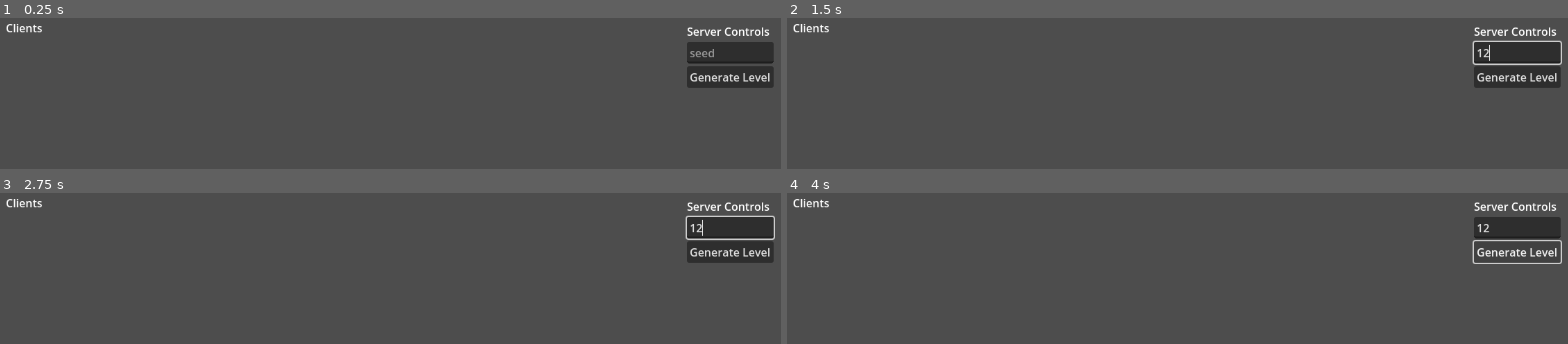
Above: before the commit, frames 1-4 (two rows, left to right).
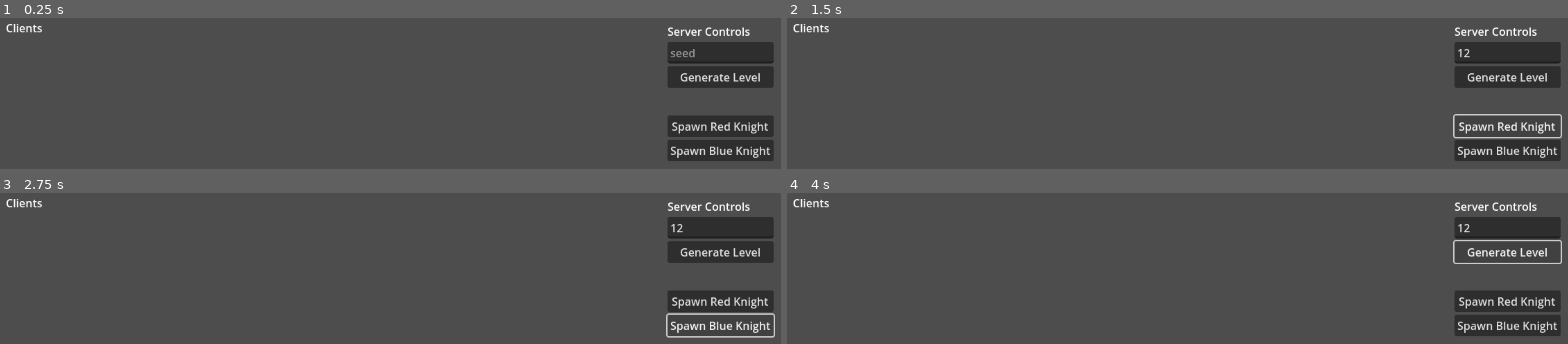
Above: after the commit, the same moments.

Repository: Travh98/SaW_Server
Game: Godot game, scene res://components/game_tree.tscn
Same seed, same stepped clock (60 frames per second), same inputs: the game is played once before the commit and once after it.
Inputs (mouse positions are in pixels of both pictures, inside the frame that each line leads up to):
- Up to frame 1 (0.25 s): no input
- Up to frame 2 (1.5 s): click (1521, 52) at 0.52 s; type "12" at 0.6 s; click (1505, 126) at 1.25 s, where only the run after the commit has a clickable "Spawn Red Knight"
- Up to frame 3 (2.75 s): click (718, 325) at 2 s, where only the run after the commit has a clickable "Spawn Blue Knight"
- Up to frame 4 (4 s): click "Generate Level" at 2.75 s; click "Generate Level" at 3.5 s

The runs differ from the first frame. In frame 1, 5.0% of the frame differs, in the area x 85-99%, y 5-95%; in frame 2, 4.3%; in frame 3, 4.4%; in frame 4, 4.7%.

Commit message:
Request for knights to be spawned

Diff:
--- a/components/game_tree.gd
+++ b/components/game_tree.gd
@@ -2,7 +2,10 @@
 extends Node
 
 @onready var players: Node = $Players
+@onready var npcs: Node = $CurrentLevel/Level/NPCs
 @onready var client_controls_list: Control = $PlayerList/MarginContainer/HBoxContainer/ClientControlsList
+@onready var server_controls: ServerControls = $ServerControls
+
 
 func _ready():
 	Server.ping_reported.connect(on_ping_reported)
--- a/components/server.gd
+++ b/components/server.gd
@@ -38,8 +38,6 @@
 	add_newly_connected_player_character.rpc(new_peer_id)
 	# Spawn a corresponding player node for the server to keep track
 	add_player_character(new_peer_id)
-
-	spawn_existing_entities.rpc_id(new_peer_id)
 
 
 func add_player_character(peer_id: int):
@@ -93,6 +91,20 @@
 	generated_level_tiles.rpc(tile_array)
 
 
+func spawn_red_knight():
+	var knight = preload("res://entities/npcs/npc.tscn").instantiate()
+	knight.set_multiplayer_authority(1)
+	game_tree.npcs.add_child(knight)
+	client_spawn_red_knight.rpc()
+
+
+func spawn_blue_knight():
+	var knight = preload("res://entities/npcs/npc.tscn").instantiate()
+	knight.set_multiplayer_authority(1)
+	game_tree.npcs.add_child(knight)
+	client_spawn_blue_knight.rpc()
+
+
 @rpc("call_remote")
 func add_newly_connected_player_character(_peer_id: int):
 	pass
@@ -130,16 +142,26 @@
 
 
 ## Tutorial for Networked NPCs: https://www.youtube.com/watch?v=87TRvg9TSMc&list=PLRe0l8OGr7rcFTsWm3xyfCOP4NpH72vB1&index=5
-@rpc("call_remote")
-func spawn_new_entity(_ent_name: String, _global_pos: Vector3):
-	pass
+#@rpc("call_remote")
+#func spawn_new_entity(_ent_name: String, _global_pos: Vector3):
+	#pass
 
 
-@rpc("call_remote")
-func spawn_existing_entities(_entities: Array):
-	pass
+#@rpc("call_remote")
+#func spawn_existing_entities(_entities: Array):
+	#pass
 
 
 @rpc("call_remote")
 func generated_level_tiles(_tile_str: String):
 	pass
+
+
+@rpc("call_remote")
+func client_spawn_red_knight():
+	pass
+
+
+@rpc("call_remote")
+func client_spawn_blue_knight():
+	pass
--- a/ui/server_controls.gd
+++ b/ui/server_controls.gd
@@ -1,12 +1,23 @@
+class_name ServerControls
 extends Control
 
 ## Controls for the Server
 
+signal spawn_red_knight()
+signal spawn_blue_knight()
+
 @onready var seed_line_edit: LineEdit = $MarginContainer/HBoxContainer/VBoxContainer/SeedLineEdit
 @onready var level_gen_button: Button = $MarginContainer/HBoxContainer/VBoxContainer/LevelGenButton
+@onready var spawn_red_knight_button: Button = $MarginContainer/HBoxContainer/VBoxContainer/SpawnRedKnight
+@onready var spawn_blue_knight_button: Button = $MarginContainer/HBoxContainer/VBoxContainer/SpawnBlueKnight
 
 func _ready():
 	level_gen_button.pressed.connect(on_level_gen)
+	spawn_red_knight_button.pressed.connect(on_spawn_red_knight)
+	spawn_blue_knight_button.pressed.connect(on_spawn_blue_knight)
+
+	spawn_red_knight.connect(Server.spawn_red_knight)
+	spawn_blue_knight.connect(Server.spawn_blue_knight)
 
 
 func on_level_gen():
@@ -14,3 +25,11 @@
 	if seed_str.is_empty():
 		seed_str = "balloon"
 	Server.generate_level(seed_str)
+
+
+func on_spawn_red_knight():
+	spawn_red_knight.emit()
+
+
+func on_spawn_blue_knight():
+	spawn_blue_knight.emit()
--- a/ui/server_controls.tscn
+++ b/ui/server_controls.tscn
@@ -45,3 +45,16 @@
 [node name="LevelGenButton" type="Button" parent="MarginContainer/HBoxContainer/VBoxContainer"]
 layout_mode = 2
 text = "Generate Level"
+
+[node name="VSeparator" type="VSeparator" parent="MarginContainer/HBoxContainer/VBoxContainer"]
+modulate = Color(1, 1, 1, 0)
+custom_minimum_size = Vector2(0, 32)
+layout_mode = 2
+
+[node name="SpawnRedKnight" type="Button" parent="MarginContainer/HBoxContainer/VBoxContainer"]
+layout_mode = 2
+text = "Spawn Red Knight"
+
+[node name="SpawnBlueKnight" type="Button" parent="MarginContainer/HBoxContainer/VBoxContainer"]
+layout_mode = 2
+text = "Spawn Blue Knight"
